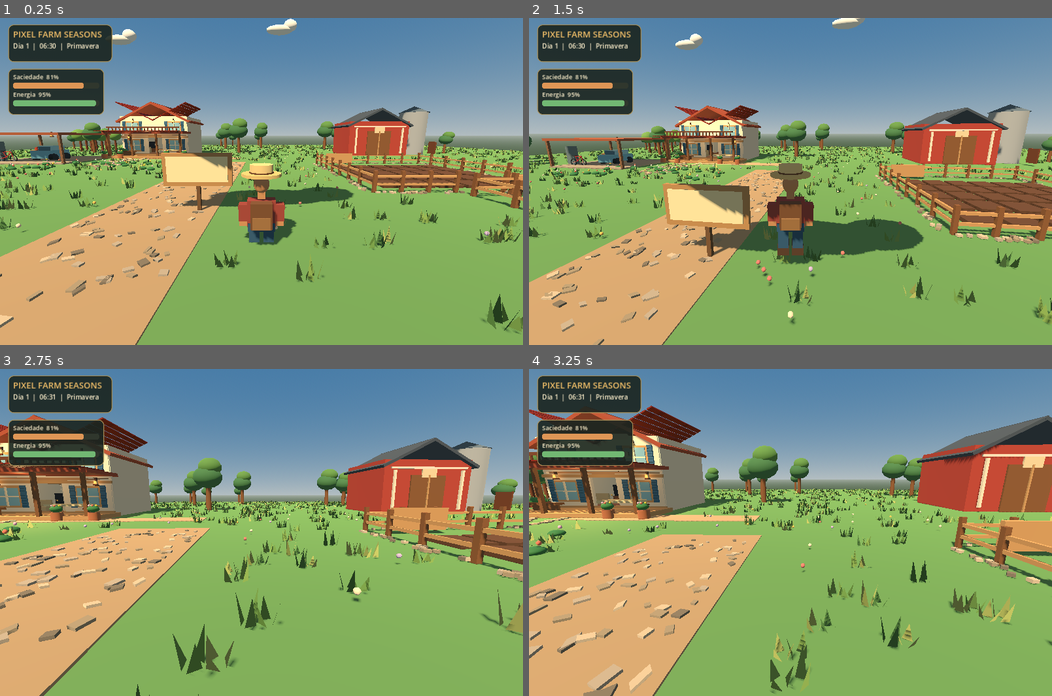
Above: before the commit, frames 1-4 (two rows, left to right).
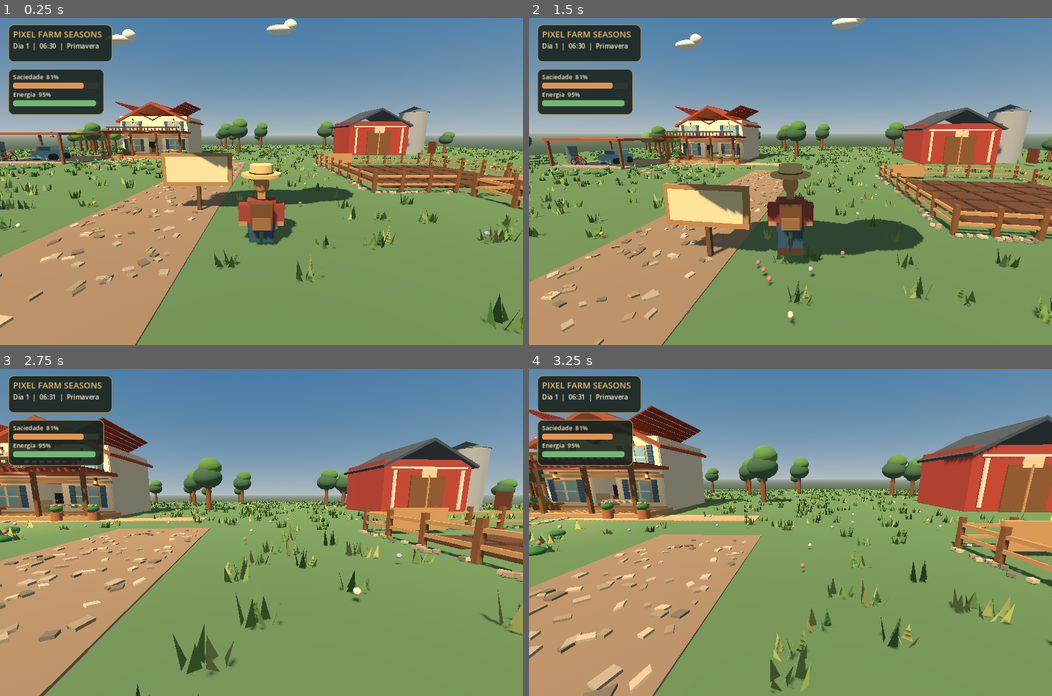
Above: after the commit, the same moments.

Repository: juniordev830/pixel-farm-seasons
Game: Godot game, scene res://scenes/farm_world.tscn
The game is run twice, just before and just after one commit, with the same random seed, the same clock (stepped at 60 frames per second) and the same inputs.
Inputs (mouse positions are in pixels of both pictures, inside the frame that each line leads up to):
- Up to frame 1 (0.25 s): no input
- Up to frame 2 (1.5 s): tap Enter (ui_accept) at 0.5 s; move the mouse to (816, 181) at 0.52 s; hold Ctrl (crouch) 0.53-1.28 s; hold W (move_forward) from 0.53 s (still down); tap Space (jump) at 0.77 s; move the mouse to (764, 181) at 1.27 s; tap Shift (sprint) at 1.35 s
- Up to frame 3 (2.75 s): keep holding W (move_forward); tap Space (jump) at 1.52 s; move the mouse to (271, 525) at 2.02 s; hold V (toggle_camera) from 2.03 s (still down)
- Up to frame 4 (3.25 s): keep holding W (move_forward); move the mouse to (785, 539) at 2.77 s; release V (toggle_camera) at 2.78 s; tap F at 2.85 s; tap Space (jump) at 3.02 s

The runs differ from the first frame. In frame 1, 28% of the frame differs, in the area x 0-100%, y 38-100%; in frame 2, 26%; in frame 3, 35%; in frame 4, 38%, in the area x 0-100%, y 36-100%.

Commit message:
fix(visual): tune landscape palette to softer earthy farmland hues

Diff:
--- a/godot/scripts/farm_world.gd
+++ b/godot/scripts/farm_world.gd
@@ -3,14 +3,14 @@
 ## Os modelos sao temporarios: substitua-os por GLB/GLTF mantendo as posicoes.
 ## A cena respeita o controlador existente em scripts/farmer_controller.gd.
 
-const GRASS := Color("#6c9f5c")
-const GRASS_LIGHT := Color("#84ae67")
+const GRASS := Color("#64895b")
+const GRASS_LIGHT := Color("#759962")
 const WOOD := Color("#875b38")
 const WOOD_LIGHT := Color("#c79964")
 const SOIL := Color("#654631")
 const CREAM := Color("#f5e4c2")
 const ROOF := Color("#a9533a")
-const LEAVES := Color("#4e8151")
+const LEAVES := Color("#4a7050")
 const SKY := Color("#b4d5ed")
 
 var rng := RandomNumberGenerator.new()
@@ -131,7 +131,7 @@
     _box("Terreno principal", Vector3(0, -0.18, 0), Vector3(100, 0.35, 100), GRASS, true)
 
     # Caminho de terra saindo do portao e levando ao casarao.
-    _box("Estrada da fazenda", Vector3(-4, 0.015, 17), Vector3(4.5, 0.035, 40), Color("#b79b75"))
+    _box("Estrada da fazenda", Vector3(-4, 0.015, 17), Vector3(4.5, 0.035, 40), Color("#9d866c"))
     _box("Caminho ate a varanda", Vector3(-9, 0.022, -7.5), Vector3(12.5, 0.04, 2.1), Color("#c3a57d"))
     for i in range(26):
         var x := rng.randf_range(-45.0, 45.0)
